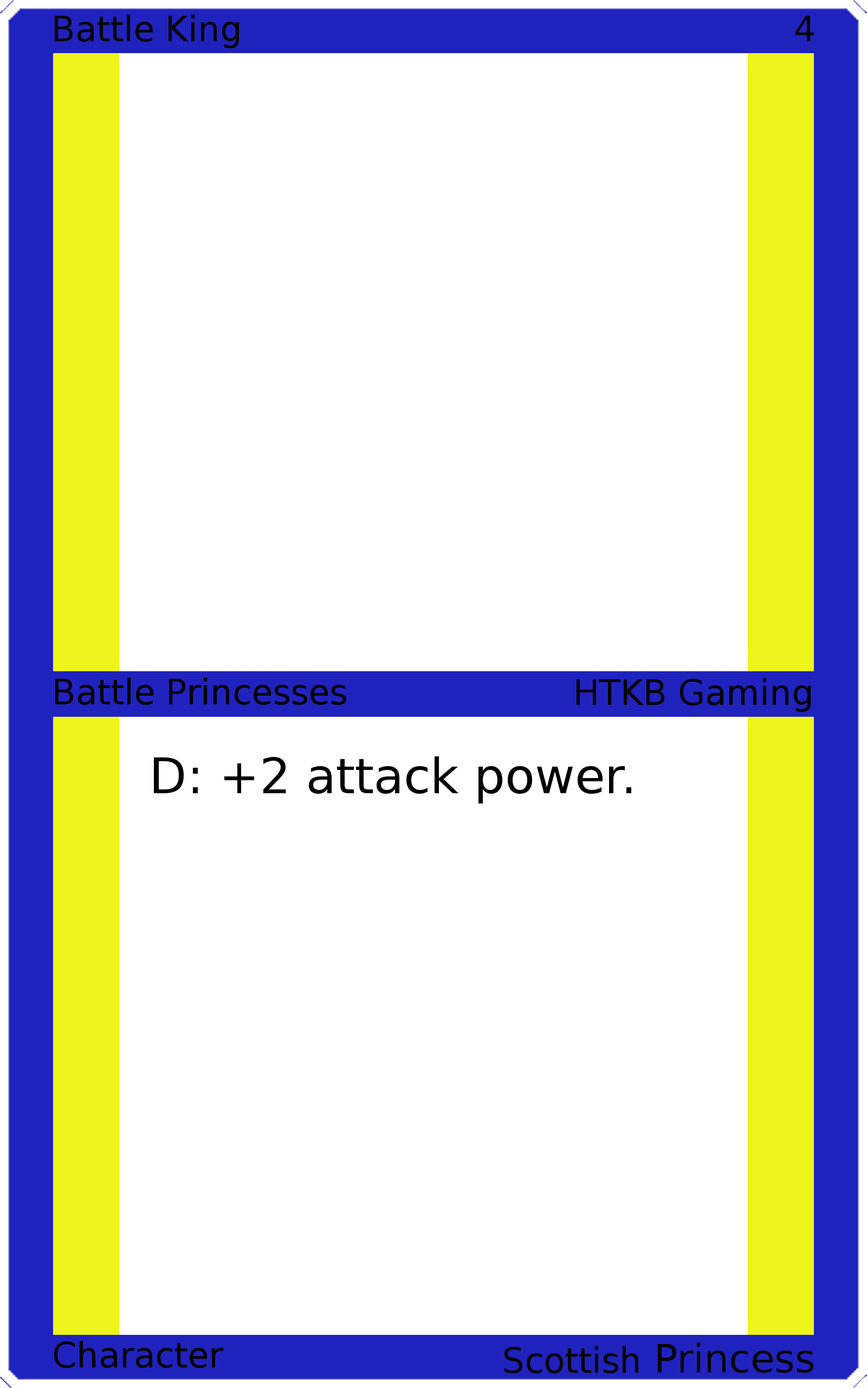
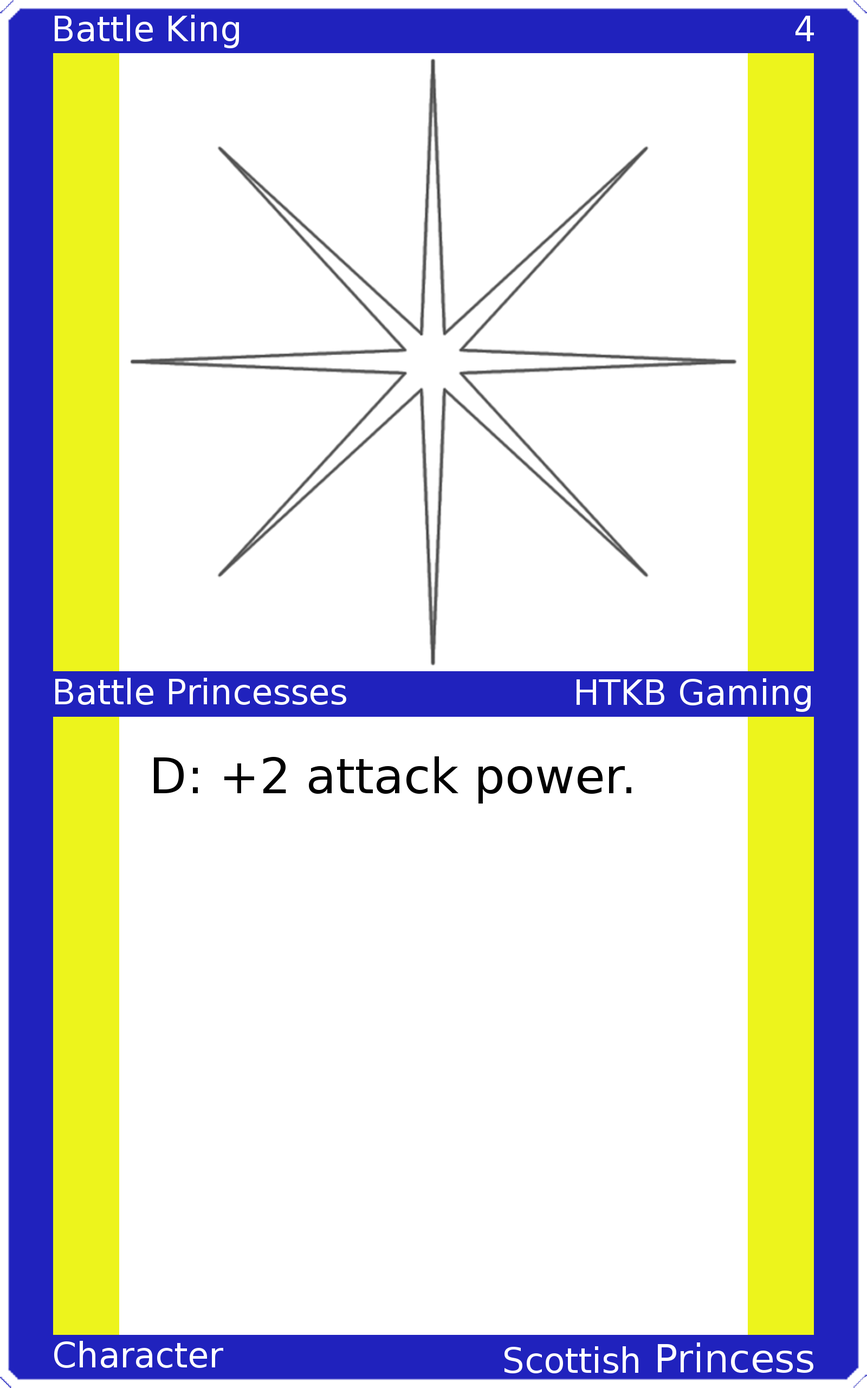
Layers edited between the first and the second 867x1388 image:
painted on "Upper Left" over [left=54, top=14, right=240, bottom=49]
painted on "Upper Right" over [left=795, top=15, right=815, bottom=42]
painted on "Mid Left" over [left=55, top=677, right=347, bottom=705]
painted on "Mid Right" over [left=576, top=678, right=811, bottom=712]
painted on "Bottom Left" over [left=54, top=1340, right=224, bottom=1368]
painted on "Bottom Right" over [left=504, top=1342, right=814, bottom=1373]
added layer "Art" above "Top Background" over [left=129, top=57, right=738, bottom=666]
